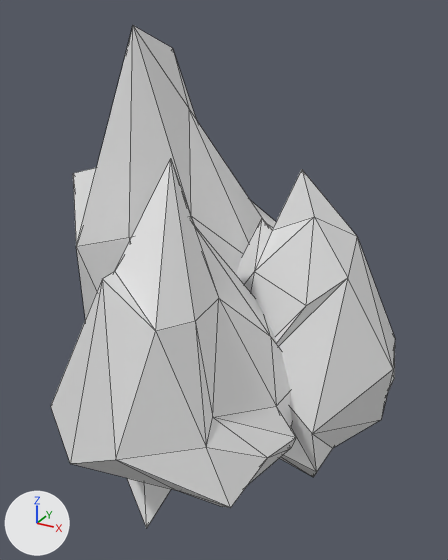
What one commit did to the Blender file Assets/Blender Files/Hex Tiles/HEX_Decorations_Mountains.blend.
Rendered twice from a 50 mm lens placed at (3.33, -5.56, 4.99), pointed at (0.13, 0.26, 2.09). The axes (+X, +Y, +Z) are drawn at lower left. The lights are the same throughout. Mesh edges are drawn as thin lines. Materials are left out; every surface is plain grey.
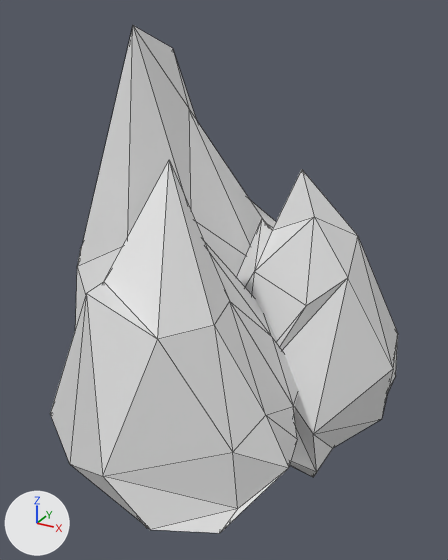
Boxes (x1, y1, x2, y2) around the edits, measured in the pictures (448 x 560 px):
```json
{"object": "Icosphere", "change": "reshaped", "before": [51, 26, 395, 528], "after": [50, 26, 398, 533]}
```

Edits to the scene script, one JSON object a line:
```json
{"block": "me_icosphere", "where": "# used by ob_icosphere; location = (0.0, 0.0, 0.96); rotation_euler = (1.679, -0.773, 1.617), in degrees (96, -44, 93)"}
{"op": "remove", "block": "me_icosphere", "code": "me_icosphere.from_pydata(...)  # 126 vertices, 240 faces; spans x -1.97..2.94, y -2.39..2.66, z -1.85..2.15"}
{"op": "add", "block": "me_icosphere", "code": "me_icosphere.from_pydata(...)  # 128 vertices, 243 faces; spans x -1.97..2.94, y -2.39..2.66, z -2.4..2.15"}
{"block": "me_icosphere", "change": "me_icosphere part 1"}
{"block": "me_icosphere", "change": "4 faces are deleted"}
{"block": "me_icosphere", "change": "3 vertices in x -0.4..0.48, y 0.17..0.94, z 0.6..1.49 move by (0.0, 0.0, 0.01)"}
{"block": "me_icosphere", "change": "80 vertices move from x -1.39..1.88, y -2.01..2.45, z -1.85..2.15 to x -1.77..1.86, y -1.99..2.46, z -1.8..2.15"}
{"block": "me_icosphere", "change": "2 vertices are added at (-0.2, -1.31, -2.4), (1.41, -0.51, 1.75)"}
{"block": "me_icosphere", "change": "7 new faces join them"}
```
